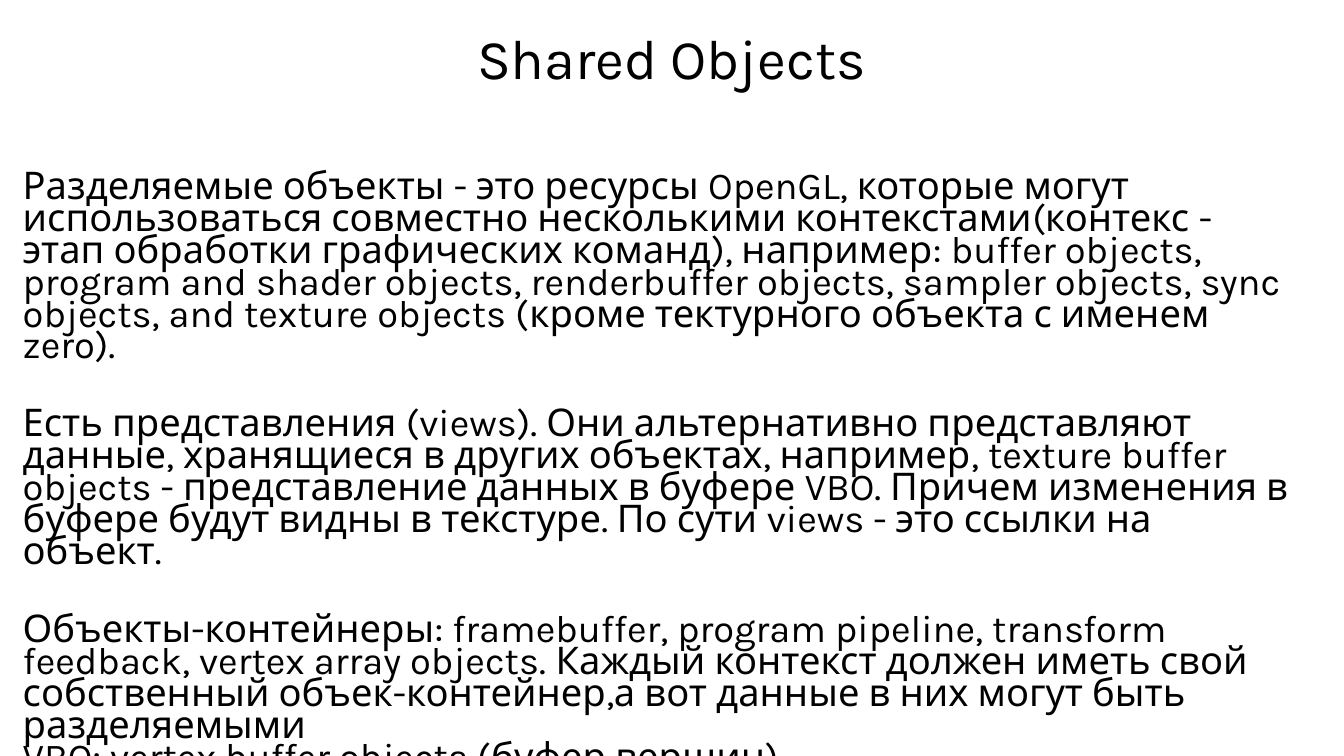
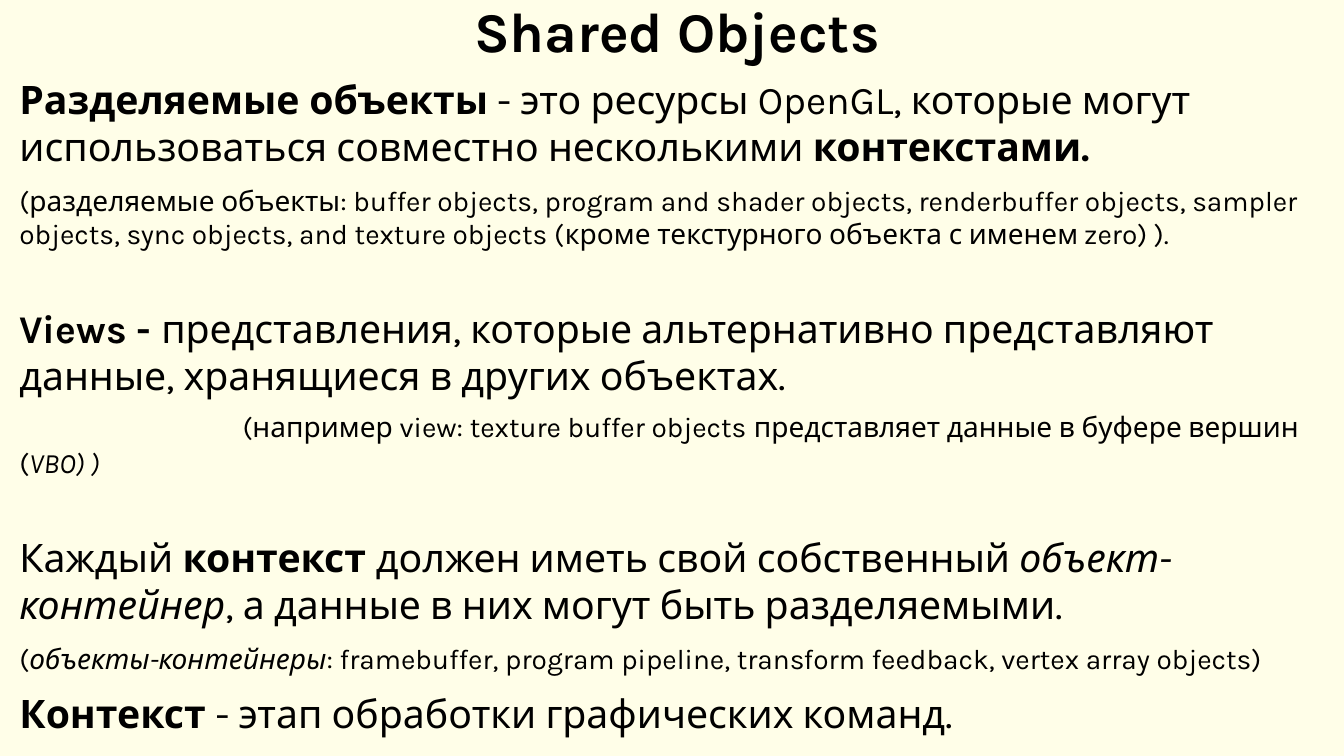
Before and after one commit to DimaVotincev/Graphic, a slide deck: slide 2 of OpenGl.pptx. Drawn at 1344x756 pixels with LibreOffice and Linux fonts; fonts in the diff are those of the drawing. Boxes give left, top, right and bottom in pixels: in the first picture for what was removed or moved away, otherwise in the second. Text is boxed around its words. In the diff, an @@ line names an element or a change of style, - is before the commit and + after.

Commit message:
new_presentation

```diff
--- a/OpenGl.pptx
+++ b/OpenGl.pptx
@@ background #FFFFFF to #FFFEE8 @@
@@ title "Shared Objects": place and size @@
-title "Shared Objects" at bbox=[477, 40, 866, 93]
+title "Shared Objects" at bbox=[474, 12, 879, 66]
@@ title "Shared Objects" at bbox=[474, 12, 879, 66]: bold on @@
@@ subtitle at bbox=[19, 84, 1298, 738]: text changed; size 27.2 to 20 pt @@
-Разделяемые объекты - это ресурсы OpenGL, которые могут использоваться совместно несколькими контекстами(контекс - этап обработки графических команд), например: buffer objects, program and shader objects, renderbuffer objects, sampler objects, sync objects, and texture objects (кроме тектурного объекта с именем zero).
-Есть представления (views). Они альтернативно представляют данные, хранящиеся в других объектах, например, texture buffer objects - представление данных в буфере VBO. Причем изменения в буфере будут видны в текстуре. По сути views - это ссылки на объект.
-Объекты-контейнеры: framebuffer, program pipeline, transform feedback, vertex array objects. Каждый контекст должен иметь свой собственный объек-контейнер,а вот данные в них могут быть разделяемыми
-VBO: vertex buffer objects (буфер вершин)
+Разделяемые объекты - это ресурсы OpenGL, которые могут использоваться совместно несколькими контекстами.
+(разделяемые объекты: buffer objects, program and shader objects, renderbuffer objects, sampler objects, sync objects, and texture objects (кроме текстурного объекта с именем zero) ).
+Views - представления, которые альтернативно представляют данные, хранящиеся в других объектах. (например view: texture buffer objects представляет данные в буфере вершин (VBO) )
+Каждый контекст должен иметь свой собственный объект-контейнер, а данные в них могут быть разделяемыми.
+(объекты-контейнеры: framebuffer, program pipeline, transform feedback, vertex array objects)
+Контекст - этап обработки графических команд.
```
Also in this commit, not shown: 3 other slides changed, 2 slides added, 1 slide removed.
